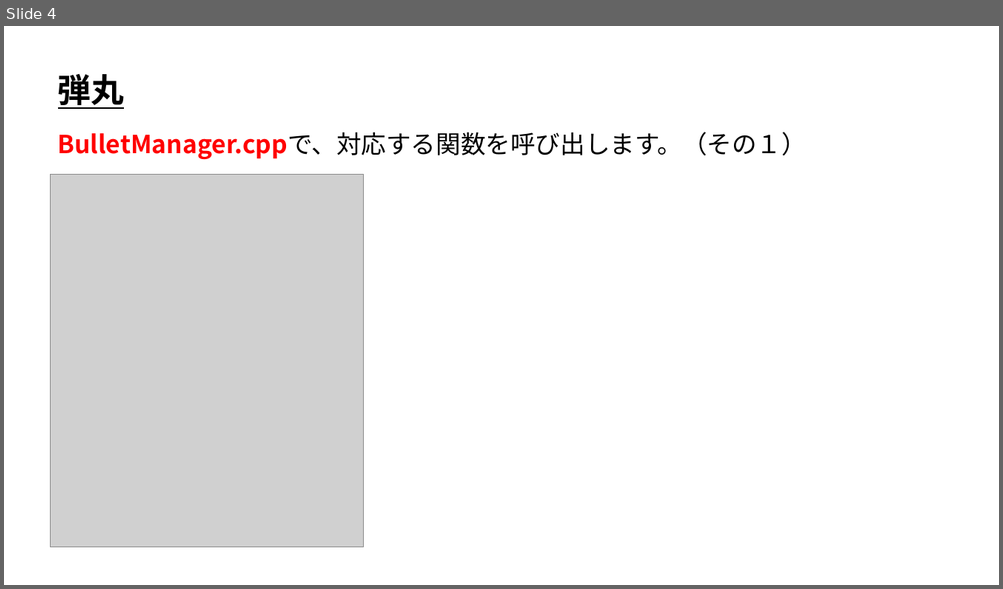
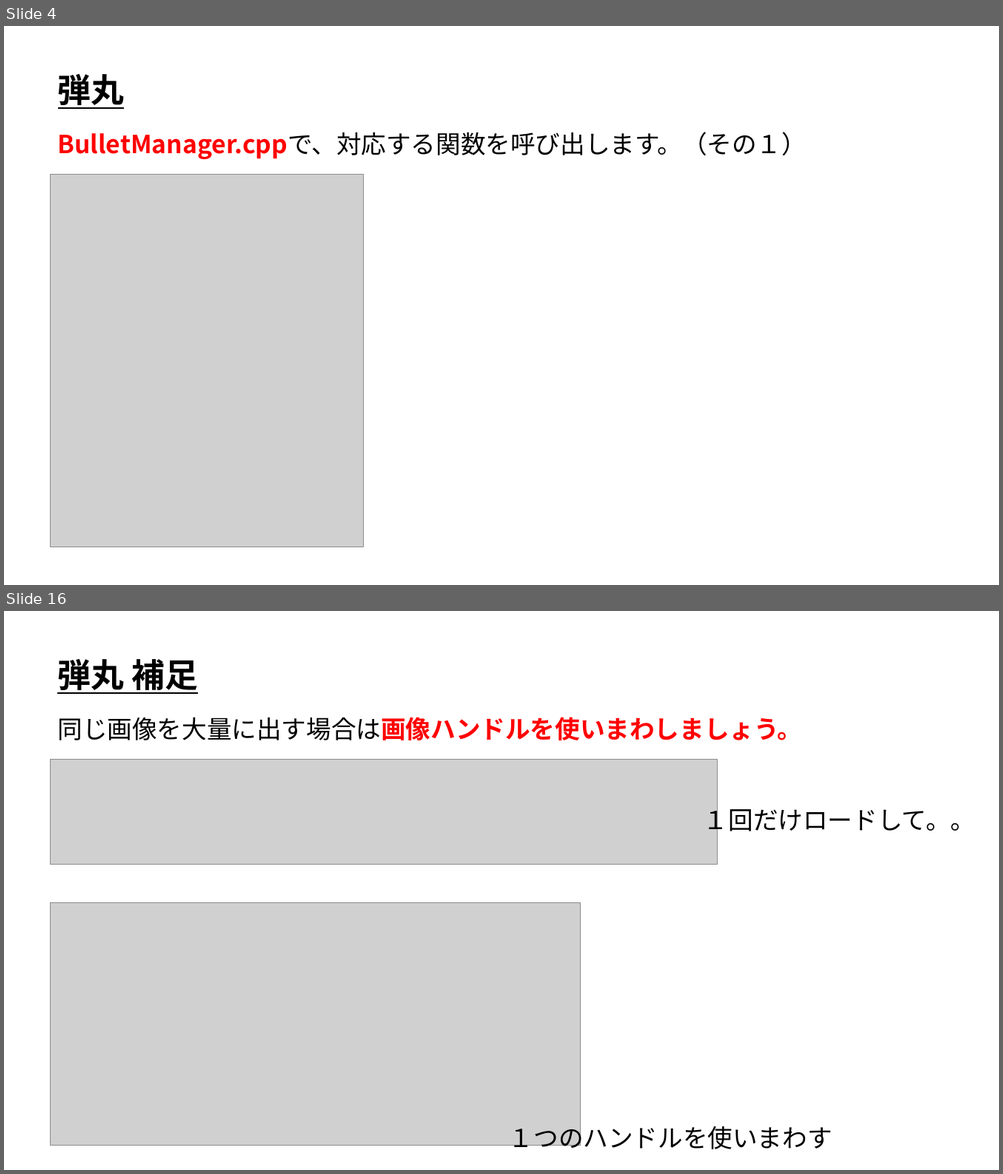
Before and after one commit to ArakiYusuke-Ohara/Textbook, a slide deck: ゲーム科1年/00_前期/ゲームプログラミングⅡ/04_シューティングゲーム弾丸編.pptx. Shown one above the other, each under a label of ours: slide 4 before the commit, slides 4 and 16 after it; the slides between them are not shown. The pictures are 1003x589 and 1003x1174 pixels, drawn with LibreOffice and Linux fonts; fonts in the diff are those of the drawing; grey boxes stand for pictures. Boxes give left, top, right and bottom in pixels: in the first picture for what was removed or moved away, otherwise in the second. Text is boxed around its words. In the diff, an @@ line names an element or a change of style, - is before the commit and + after.

Commit message:
弾丸編完成

```diff
--- a/ゲーム科1年/00_前期/ゲームプログラミングⅡ/04_シューティングゲーム弾丸編.pptx
+++ b/ゲーム科1年/00_前期/ゲームプログラミングⅡ/04_シューティングゲーム弾丸編.pptx
@@ slide 16 added at <box>4,611,999,1170</box>, background #FFFFFF @@
@@ text added at <box>57,659,198,694</box>, 32 pt, text #000000, bold, underline @@
+弾丸 補足
@@ text added at <box>58,717,802,741</box>, 24 pt, text #FF0000, bold @@
+同じ画像を大量に出す場合は画像ハンドルを使いまわしましょう。
@@ picture added at <box>51,760,717,865</box> @@
@@ text added at <box>703,804,976,837</box>, 24 pt, text #000000 @@
+１回だけロードして。。
@@ picture added at <box>51,903,580,1146</box> @@
@@ text added at <box>509,1122,832,1150</box>, 24 pt, text #000000 @@
+１つのハンドルを使いまわす
```
Also in this commit, not shown: 1 slide changed, 10 other slides added, 6 other files.
